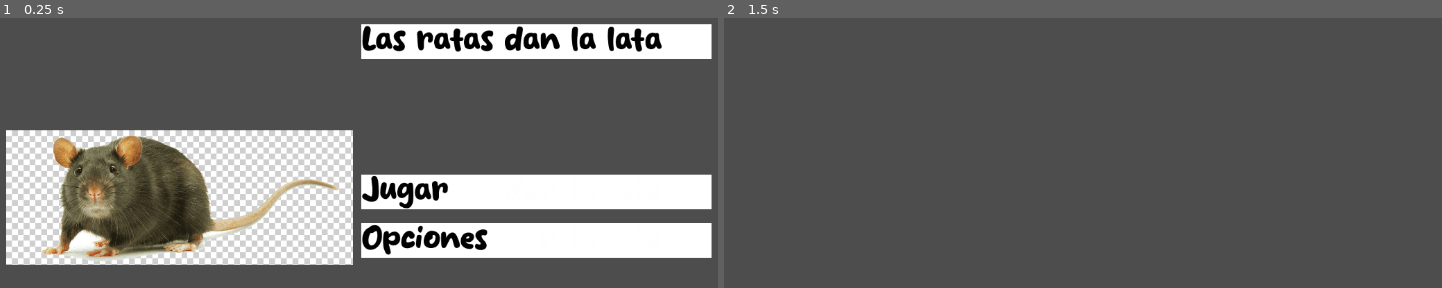
Above: before the commit, frames 1-2 (left to right).
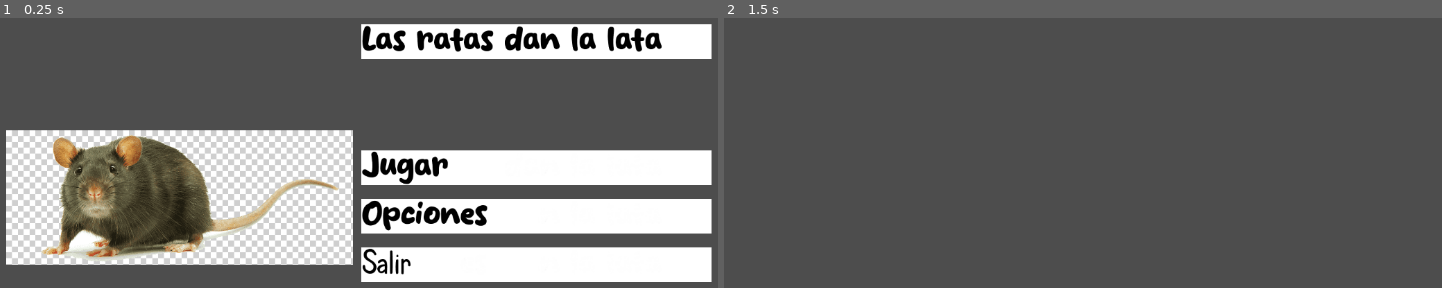
Above: after the commit, the same moments.

Repository: mamRobles/Las_ratas_dan_la_lata
Game: Godot game, scene res://MDI.tscn
Same seed, same stepped clock (60 frames per second), same inputs: the game is played once before the commit and once after it.
Inputs (mouse positions are in pixels of both pictures, inside the frame that each line leads up to; where the layout moved, square brackets give the same spot in the first picture):
- Up to frame 1 (0.25 s): no input
- Up to frame 2 (1.5 s): click (1262, 166) [1262, 190] at 0.5 s; tap Enter at 1.25 s

The runs differ from the first frame. In frame 1, 17% of the frame differs, in the area x 50-100%, y 48-98%; in frame 2, nothing differs.

Commit message:
BOTÓN DE SALIR (petición de Helena)

Diff:
--- a/MDI.tscn
+++ b/MDI.tscn
@@ -1,10 +1,11 @@
-[gd_scene load_steps=6 format=3 uid="uid://dh62hwqkxcqix"]
+[gd_scene load_steps=7 format=3 uid="uid://dh62hwqkxcqix"]
 
 [ext_resource type="Script" uid="uid://676x0y0ctvcg" path="res://mdi.gd" id="1_r7mvp"]
 [ext_resource type="Texture2D" uid="uid://b24mm0k612q1r" path="res://rata-MDI.png" id="1_tjdt8"]
 [ext_resource type="Texture2D" uid="uid://bvvbkfk8fyoto" path="res://titulo-MDI.png" id="2_r7mvp"]
 [ext_resource type="Texture2D" uid="uid://la43v7tjgf3h" path="res://Opciones-MDI.png" id="3_lm3mu"]
 [ext_resource type="Texture2D" uid="uid://qjtaai4m4bmc" path="res://Jugar-MDI.png" id="4_2n4ot"]
+[ext_resource type="Texture2D" uid="uid://ccqj82li8826c" path="res://salir-MDI.png" id="6_lm3mu"]
 
 [node name="MDI" type="MarginContainer"]
 anchors_preset = 15
@@ -66,5 +67,14 @@
 ignore_texture_size = true
 stretch_mode = 5
 
+[node name="Salir-boton" type="TextureButton" parent="SplitContainer/VBoxContainer/Opciones"]
+custom_minimum_size = Vector2(50, 50)
+layout_mode = 2
+texture_normal = ExtResource("6_lm3mu")
+ignore_texture_size = true
+stretch_mode = 5
+
 [connection signal="pressed" from="SplitContainer/VBoxContainer/Opciones/Jugar-boton" to="." method="_on_jugarboton_pressed"]
 [connection signal="pressed" from="SplitContainer/VBoxContainer/Opciones/Opciones boton" to="." method="_on_opciones_boton_pressed"]
+[connection signal="pressed" from="SplitContainer/VBoxContainer/Opciones/Salir-boton" to="." method="_on_jugarboton_pressed"]
+[connection signal="pressed" from="SplitContainer/VBoxContainer/Opciones/Salir-boton" to="." method="_on_salirboton_pressed"]
--- a/mdi.gd
+++ b/mdi.gd
@@ -12,3 +12,8 @@
 	print("Botón opciones")
 	get_tree().change_scene_to_file("res://MDO.tscn")
 	pass # Replace with function body.
+
+
+func _on_salirboton_pressed() -> void:
+	get_tree().quit(0)
+	pass # Replace with function body.
Binary file added: salir-MDI.png
Not shown, added: salir-MDI.png.import
